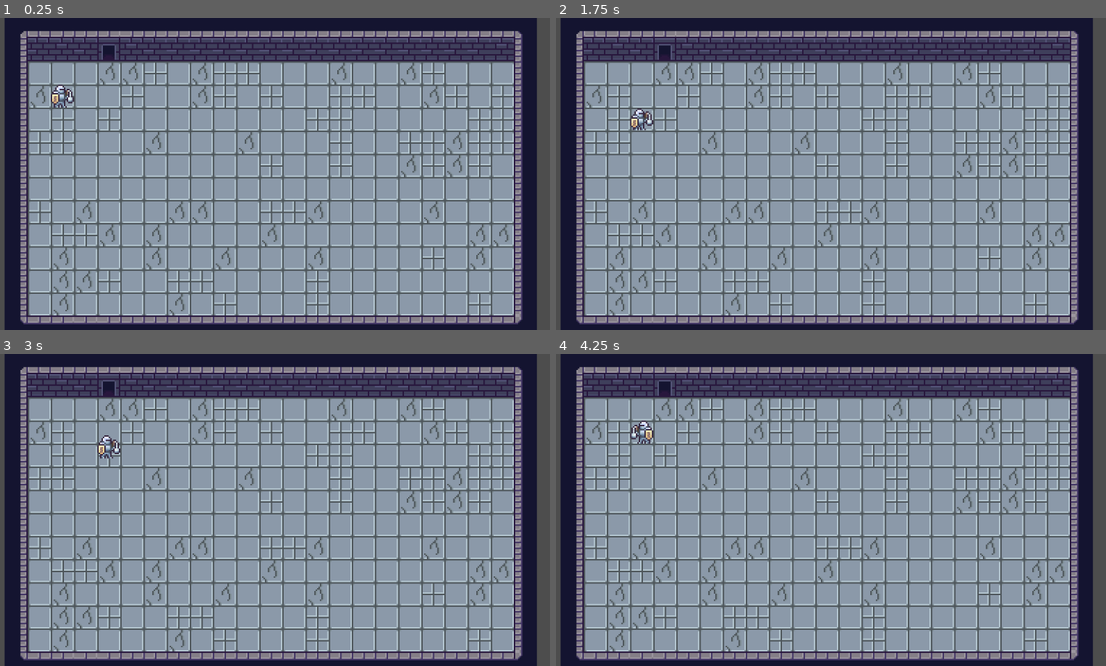
Above: before the commit, frames 1-4 (two rows, left to right).
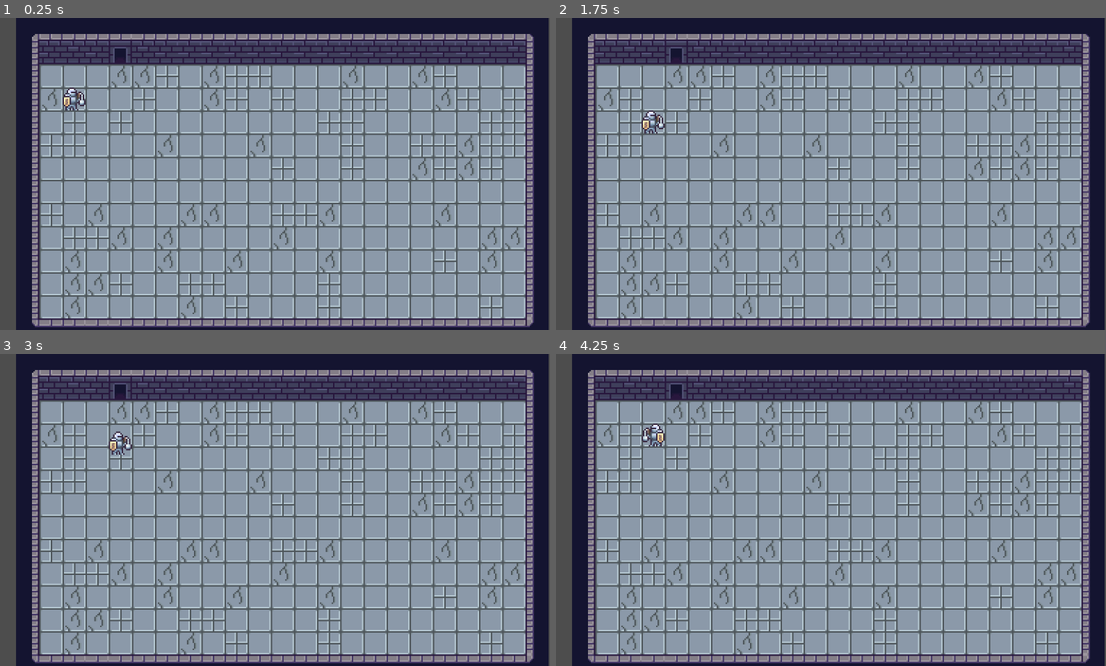
Above: after the commit, the same moments.

Repository: erdospeet11/DungeonGameGodot
Game: Godot game, scene res://main.tscn
Two runs of this game, one before a commit and one after it. Both use one fixed random seed, a clock stepped at 60 frames per second and the inputs below.
Inputs:
- Up to frame 1 (0.25 s): no input
- Up to frame 2 (1.75 s): tap Enter at 0.5 s; hold D (right) 0.53-1.28 s; hold S (down) from 1.28 s (still down)
- Up to frame 3 (3 s): release S (down) at 2.03 s; hold D (right) 2.03-2.78 s; hold W (up) from 2.78 s (still down)
- Up to frame 4 (4.25 s): release W (up) at 3.53 s; hold A (left) from 3.53 s (still down)

The runs differ from the first frame. In frame 1, 47% of the frame differs, in the area x 0-100%, y 0-100%; in frame 2, 47%; in frame 3, 47%; in frame 4, 47%.

Commit message:
Added sprites

Diff:
--- a/CharacterBody2D.gd
+++ b/CharacterBody2D.gd
@@ -1,6 +1,6 @@
 extends Area2D
 
-var animation_speed = 2
+var animation_speed = 3
 var moving = false
 var tile_size = 16
 var inputs = {
--- /dev/null
+++ b/fight_scene.tscn
@@ -0,0 +1,6 @@
+[gd_scene format=3 uid="uid://ofx0jnp44rnx"]
+
+[node name="Node2D" type="Node2D"]
+
+[node name="TileMap" type="TileMap" parent="."]
+format = 2
--- a/main.tscn
+++ b/main.tscn
@@ -6,496 +6,213 @@
 [sub_resource type="TileSetAtlasSource" id="TileSetAtlasSource_sfjqe"]
 texture = ExtResource("1_wg3nh")
 0:0/0 = 0
-0:0/0/physics_layer_0/linear_velocity = Vector2(0, 0)
-0:0/0/physics_layer_0/angular_velocity = 0.0
 1:0/0 = 0
-1:0/0/physics_layer_0/linear_velocity = Vector2(0, 0)
-1:0/0/physics_layer_0/angular_velocity = 0.0
 2:0/0 = 0
-2:0/0/physics_layer_0/linear_velocity = Vector2(0, 0)
-2:0/0/physics_layer_0/angular_velocity = 0.0
 3:0/0 = 0
-3:0/0/physics_layer_0/linear_velocity = Vector2(0, 0)
-3:0/0/physics_layer_0/angular_velocity = 0.0
 3:0/0/physics_layer_0/polygon_0/points = PackedVector2Array(-8, -8, 8, -8, 8, 8, -8, 8)
 4:0/0 = 0
-4:0/0/physics_layer_0/linear_velocity = Vector2(0, 0)
-4:0/0/physics_layer_0/angular_velocity = 0.0
 4:0/0/physics_layer_0/polygon_0/points = PackedVector2Array(-8, -8, 8, -8, 8, 8, -8, 8)
 5:0/0 = 0
-5:0/0/physics_layer_0/linear_velocity = Vector2(0, 0)
-5:0/0/physics_layer_0/angular_velocity = 0.0
 5:0/0/physics_layer_0/polygon_0/points = PackedVector2Array(-8, -8, 8, -8, 8, 8, -8, 8)
 6:0/0 = 0
-6:0/0/physics_layer_0/linear_velocity = Vector2(0, 0)
-6:0/0/physics_layer_0/angular_velocity = 0.0
 6:0/0/physics_layer_0/polygon_0/points = PackedVector2Array(-8, -8, 8, -8, 8, 8, -8, 8)
 7:0/0 = 0
-7:0/0/physics_layer_0/linear_velocity = Vector2(0, 0)
-7:0/0/physics_layer_0/angular_velocity = 0.0
 7:0/0/physics_layer_0/polygon_0/points = PackedVector2Array(-8, -8, 8, -8, 8, 8, -8, 8)
 8:0/0 = 0
-8:0/0/physics_layer_0/linear_velocity = Vector2(0, 0)
-8:0/0/physics_layer_0/angular_velocity = 0.0
 8:0/0/physics_layer_0/polygon_0/points = PackedVector2Array(-8, -8, 8, -8, 8, 8, -8, 8)
 9:0/0 = 0
-9:0/0/physics_layer_0/linear_velocity = Vector2(0, 0)
-9:0/0/physics_layer_0/angular_velocity = 0.0
 9:0/0/physics_layer_0/polygon_0/points = PackedVector2Array(-8, -8, 8, -8, 8, 8, -8, 8)
 10:0/0 = 0
-10:0/0/physics_layer_0/linear_velocity = Vector2(0, 0)
-10:0/0/physics_layer_0/angular_velocity = 0.0
 11:0/0 = 0
-11:0/0/physics_layer_0/linear_velocity = Vector2(0, 0)
-11:0/0/physics_layer_0/angular_velocity = 0.0
 12:0/0 = 0
-12:0/0/physics_layer_0/linear_velocity = Vector2(0, 0)
-12:0/0/physics_layer_0/angular_velocity = 0.0
 0:1/0 = 0
-0:1/0/physics_layer_0/linear_velocity = Vector2(0, 0)
-0:1/0/physics_layer_0/angular_velocity = 0.0
 1:1/0 = 0
-1:1/0/physics_layer_0/linear_velocity = Vector2(0, 0)
-1:1/0/physics_layer_0/angular_velocity = 0.0
 1:1/0/physics_layer_0/polygon_0/points = PackedVector2Array(-8, -8, 8, -8, 8, 8, -8, 8)
 2:1/0 = 0
-2:1/0/physics_layer_0/linear_velocity = Vector2(0, 0)
-2:1/0/physics_layer_0/angular_velocity = 0.0
 2:1/0/physics_layer_0/polygon_0/points = PackedVector2Array(-8, -8, 8, -8, 8, 8, -8, 8)
 3:1/0 = 0
-3:1/0/physics_layer_0/linear_velocity = Vector2(0, 0)
-3:1/0/physics_layer_0/angular_velocity = 0.0
 3:1/0/physics_layer_0/polygon_0/points = PackedVector2Array(-8, -8, 8, -8, 8, 8, -8, 8)
 4:1/0 = 0
-4:1/0/physics_layer_0/linear_velocity = Vector2(0, 0)
-4:1/0/physics_layer_0/angular_velocity = 0.0
 4:1/0/physics_layer_0/polygon_0/points = PackedVector2Array(-8, -8, 8, -8, 8, 8, -8, 8)
 5:1/0 = 0
-5:1/0/physics_layer_0/linear_velocity = Vector2(0, 0)
-5:1/0/physics_layer_0/angular_velocity = 0.0
 5:1/0/physics_layer_0/polygon_0/points = PackedVector2Array(-8, -8, 8, -8, 8, 8, -8, 8)
 6:1/0 = 0
-6:1/0/physics_layer_0/linear_velocity = Vector2(0, 0)
-6:1/0/physics_layer_0/angular_velocity = 0.0
 7:1/0 = 0
-7:1/0/physics_layer_0/linear_velocity = Vector2(0, 0)
-7:1/0/physics_layer_0/angular_velocity = 0.0
 7:1/0/physics_layer_0/polygon_0/points = PackedVector2Array(-8, -8, 8, -8, 8, 8, -8, 8)
 8:1/0 = 0
-8:1/0/physics_layer_0/linear_velocity = Vector2(0, 0)
-8:1/0/physics_layer_0/angular_velocity = 0.0
 8:1/0/physics_layer_0/polygon_0/points = PackedVector2Array(-8, -8, 8, -8, 8, 8, -8, 8)
 9:1/0 = 0
-9:1/0/physics_layer_0/linear_velocity = Vector2(0, 0)
-9:1/0/physics_layer_0/angular_velocity = 0.0
 9:1/0/physics_layer_0/polygon_0/points = PackedVector2Array(-8, -8, 8, -8, 8, 8, -8, 8)
 10:1/0 = 0
-10:1/0/physics_layer_0/linear_velocity = Vector2(0, 0)
-10:1/0/physics_layer_0/angular_velocity = 0.0
 10:1/0/physics_layer_0/polygon_0/points = PackedVector2Array(-8, -8, 8, -8, 8, 8, -8, 8)
 11:1/0 = 0
-11:1/0/physics_layer_0/linear_velocity = Vector2(0, 0)
-11:1/0/physics_layer_0/angular_velocity = 0.0
 11:1/0/physics_layer_0/polygon_0/points = PackedVector2Array(-8, -8, 8, -8, 8, 8, -8, 8)
 12:1/0 = 0
-12:1/0/physics_layer_0/linear_velocity = Vector2(0, 0)
-12:1/0/physics_layer_0/angular_velocity = 0.0
 0:2/0 = 0
-0:2/0/physics_layer_0/linear_velocity = Vector2(0, 0)
-0:2/0/physics_layer_0/angular_velocity = 0.0
 1:2/0 = 0
-1:2/0/physics_layer_0/linear_velocity = Vector2(0, 0)
-1:2/0/physics_layer_0/angular_velocity = 0.0
 1:2/0/physics_layer_0/polygon_0/points = PackedVector2Array(-8, -8, 8, -8, 8, 8, -8, 8)
 2:2/0 = 0
-2:2/0/physics_layer_0/linear_velocity = Vector2(0, 0)
-2:2/0/physics_layer_0/angular_velocity = 0.0
 2:2/0/physics_layer_0/polygon_0/points = PackedVector2Array(-8, -8, 8, -8, 8, 8, -8, 8)
 3:2/0 = 0
-3:2/0/physics_layer_0/linear_velocity = Vector2(0, 0)
-3:2/0/physics_layer_0/angular_velocity = 0.0
 3:2/0/physics_layer_0/polygon_0/points = PackedVector2Array(-8, -8, 8, -8, 8, 8, -8, 8)
 4:2/0 = 0
-4:2/0/physics_layer_0/linear_velocity = Vector2(0, 0)
-4:2/0/physics_layer_0/angular_velocity = 0.0
 5:2/0 = 0
-5:2/0/physics_layer_0/linear_velocity = Vector2(0, 0)
-5:2/0/physics_layer_0/angular_velocity = 0.0
 6:2/0 = 0
-6:2/0/physics_layer_0/linear_velocity = Vector2(0, 0)
-6:2/0/physics_layer_0/angular_velocity = 0.0
 7:2/0 = 0
-7:2/0/physics_layer_0/linear_velocity = Vector2(0, 0)
-7:2/0/physics_layer_0/angular_velocity = 0.0
 8:2/0 = 0
-8:2/0/physics_layer_0/linear_velocity = Vector2(0, 0)
-8:2/0/physics_layer_0/angular_velocity = 0.0
 9:2/0 = 0
-9:2/0/physics_layer_0/linear_velocity = Vector2(0, 0)
-9:2/0/physics_layer_0/angular_velocity = 0.0
 9:2/0/physics_layer_0/polygon_0/points = PackedVector2Array(-8, -8, 8, -8, 8, 8, -8, 8)
 10:2/0 = 0
-10:2/0/physics_layer_0/linear_velocity = Vector2(0, 0)
-10:2/0/physics_layer_0/angular_velocity = 0.0
 10:2/0/physics_layer_0/polygon_0/points = PackedVector2Array(-8, -8, 8, -8, 8, 8, -8, 8)
 11:2/0 = 0
-11:2/0/physics_layer_0/linear_velocity = Vector2(0, 0)
-11:2/0/physics_layer_0/angular_velocity = 0.0
 11:2/0/physics_layer_0/polygon_0/points = PackedVector2Array(-8, -8, 8, -8, 8, 8, -8, 8)
 12:2/0 = 0
-12:2/0/physics_layer_0/linear_velocity = Vector2(0, 0)
-12:2/0/physics_layer_0/angular_velocity = 0.0
 0:3/0 = 0
-0:3/0/physics_layer_0/linear_velocity = Vector2(0, 0)
-0:3/0/physics_layer_0/angular_velocity = 0.0
 1:3/0 = 0
-1:3/0/physics_layer_0/linear_velocity = Vector2(0, 0)
-1:3/0/physics_layer_0/angular_velocity = 0.0
 1:3/0/physics_layer_0/polygon_0/points = PackedVector2Array(-8, -8, 8, -8, 8, 8, -8, 8)
 2:3/0 = 0
-2:3/0/physics_layer_0/linear_velocity = Vector2(0, 0)
-2:3/0/physics_layer_0/angular_velocity = 0.0
 3:3/0 = 0
-3:3/0/physics_layer_0/linear_velocity = Vector2(0, 0)
-3:3/0/physics_layer_0/angular_velocity = 0.0
 4:3/0 = 0
-4:3/0/physics_layer_0/linear_velocity = Vector2(0, 0)
-4:3/0/physics_layer_0/angular_velocity = 0.0
 5:3/0 = 0
-5:3/0/physics_layer_0/linear_velocity = Vector2(0, 0)
-5:3/0/physics_layer_0/angular_velocity = 0.0
 6:3/0 = 0
-6:3/0/physics_layer_0/linear_velocity = Vector2(0, 0)
-6:3/0/physics_layer_0/angular_velocity = 0.0
 7:3/0 = 0
-7:3/0/physics_layer_0/linear_velocity = Vector2(0, 0)
-7:3/0/physics_layer_0/angular_velocity = 0.0
 8:3/0 = 0
-8:3/0/physics_layer_0/linear_velocity = Vector2(0, 0)
-8:3/0/physics_layer_0/angular_velocity = 0.0
 9:3/0 = 0
-9:3/0/physics_layer_0/linear_velocity = Vector2(0, 0)
-9:3/0/physics_layer_0/angular_velocity = 0.0
 10:3/0 = 0
-10:3/0/physics_layer_0/linear_velocity = Vector2(0, 0)
-10:3/0/physics_layer_0/angular_velocity = 0.0
 11:3/0 = 0
-11:3/0/physics_layer_0/linear_velocity = Vector2(0, 0)
-11:3/0/physics_layer_0/angular_velocity = 0.0
 11:3/0/physics_layer_0/polygon_0/points = PackedVector2Array(-8, -8, 8, -8, 8, 8, -8, 8)
 12:3/0 = 0
-12:3/0/physics_layer_0/linear_velocity = Vector2(0, 0)
-12:3/0/physics_layer_0/angular_velocity = 0.0
 0:4/0 = 0
-0:4/0/physics_layer_0/linear_velocity = Vector2(0, 0)
-0:4/0/physics_layer_0/angular_velocity = 0.0
 1:4/0 = 0
-1:4/0/physics_layer_0/linear_velocity = Vector2(0, 0)
-1:4/0/physics_layer_0/angular_velocity = 0.0
 1:4/0/physics_layer_0/polygon_0/points = PackedVector2Array(-8, -8, 8, -8, 8, 8, -8, 8)
 2:4/0 = 0
-2:4/0/physics_layer_0/linear_velocity = Vector2(0, 0)
-2:4/0/physics_layer_0/angular_velocity = 0.0
 2:4/0/physics_layer_0/polygon_0/points = PackedVector2Array(-8, -8, 8, -8, 8, 8, -8, 8)
 3:4/0 = 0
-3:4/0/physics_layer_0/linear_velocity = Vector2(0, 0)
-3:4/0/physics_layer_0/angular_velocity = 0.0
 3:4/0/physics_layer_0/polygon_0/points = PackedVector2Array(-8, -8, 8, -8, 8, 8, -8, 8)
 4:4/0 = 0
-4:4/0/physics_layer_0/linear_velocity = Vector2(0, 0)
-4:4/0/physics_layer_0/angular_velocity = 0.0
 5:4/0 = 0
-5:4/0/physics_layer_0/linear_velocity = Vector2(0, 0)
-5:4/0/physics_layer_0/angular_velocity = 0.0
 6:4/0 = 0
-6:4/0/physics_layer_0/linear_velocity = Vector2(0, 0)
-6:4/0/physics_layer_0/angular_velocity = 0.0
 7:4/0 = 0
-7:4/0/physics_layer_0/linear_velocity = Vector2(0, 0)
-7:4/0/physics_layer_0/angular_velocity = 0.0
 8:4/0 = 0
-8:4/0/physics_layer_0/linear_velocity = Vector2(0, 0)
-8:4/0/physics_layer_0/angular_velocity = 0.0
 9:4/0 = 0
-9:4/0/physics_layer_0/linear_velocity = Vector2(0, 0)
-9:4/0/physics_layer_0/angular_velocity = 0.0
 9:4/0/physics_layer_0/polygon_0/points = PackedVector2Array(-8, -8, 8, -8, 8, 8, -8, 8)
 10:4/0 = 0
-10:4/0/physics_layer_0/linear_velocity = Vector2(0, 0)
-10:4/0/physics_layer_0/angular_velocity = 0.0
 10:4/0/physics_layer_0/polygon_0/points = PackedVector2Array(-8, -8, 8, -8, 8, 8, -8, 8)
 11:4/0 = 0
-11:4/0/physics_layer_0/linear_velocity = Vector2(0, 0)
-11:4/0/physics_layer_0/angular_velocity = 0.0
 11:4/0/physics_layer_0/polygon_0/points = PackedVector2Array(-8, -8, 8, -8, 8, 8, -8, 8)
 12:4/0 = 0
-12:4/0/physics_layer_0/linear_velocity = Vector2(0, 0)
-12:4/0/physics_layer_0/angular_velocity = 0.0
 0:5/0 = 0
-0:5/0/physics_layer_0/linear_velocity = Vector2(0, 0)
-0:5/0/physics_layer_0/angular_velocity = 0.0
 1:5/0 = 0
-1:5/0/physics_layer_0/linear_velocity = Vector2(0, 0)
-1:5/0/physics_layer_0/angular_velocity = 0.0
 2:5/0 = 0
-2:5/0/physics_layer_0/linear_velocity = Vector2(0, 0)
-2:5/0/physics_layer_0/angular_velocity = 0.0
 3:5/0 = 0
-3:5/0/physics_layer_0/linear_velocity = Vector2(0, 0)
-3:5/0/physics_layer_0/angular_velocity = 0.0
 3:5/0/physics_layer_0/polygon_0/points = PackedVector2Array(-8, -8, 8, -8, 8, 8, -8, 8)
 4:5/0 = 0
-4:5/0/physics_layer_0/linear_velocity = Vector2(0, 0)
-4:5/0/physics_layer_0/angular_velocity = 0.0
 4:5/0/physics_layer_0/polygon_0/points = PackedVector2Array(-8, -8, 8, -8, 8, 8, -8, 8)
 5:5/0 = 0
-5:5/0/physics_layer_0/linear_velocity = Vector2(0, 0)
-5:5/0/physics_layer_0/angular_velocity = 0.0
 6:5/0 = 0
-6:5/0/physics_layer_0/linear_velocity = Vector2(0, 0)
-6:5/0/physics_layer_0/angular_velocity = 0.0
 7:5/0 = 0
-7:5/0/physics_layer_0/linear_velocity = Vector2(0, 0)
-7:5/0/physics_layer_0/angular_velocity = 0.0
 8:5/0 = 0
-8:5/0/physics_layer_0/linear_velocity = Vector2(0, 0)
-8:5/0/physics_layer_0/angular_velocity = 0.0
 8:5/0/physics_layer_0/polygon_0/points = PackedVector2Array(-8, -8, 8, -8, 8, 8, -8, 8)
 9:5/0 = 0
-9:5/0/physics_layer_0/linear_velocity = Vector2(0, 0)
-9:5/0/physics_layer_0/angular_velocity = 0.0
 9:5/0/physics_layer_0/polygon_0/points = PackedVector2Array(-8, -8, 8, -8, 8, 8, -8, 8)
 10:5/0 = 0
-10:5/0/physics_layer_0/linear_velocity = Vector2(0, 0)
-10:5/0/physics_layer_0/angular_velocity = 0.0
 11:5/0 = 0
-11:5/0/physics_layer_0/linear_velocity = Vector2(0, 0)
-11:5/0/physics_layer_0/angular_velocity = 0.0
 12:5/0 = 0
-12:5/0/physics_layer_0/linear_velocity = Vector2(0, 0)
-12:5/0/physics_layer_0/angular_velocity = 0.0
 0:6/0 = 0
-0:6/0/physics_layer_0/linear_velocity = Vector2(0, 0)
-0:6/0/physics_layer_0/angular_velocity = 0.0
 1:6/0 = 0
-1:6/0/physics_layer_0/linear_velocity = Vector2(0, 0)
-1:6/0/physics_layer_0/angular_velocity = 0.0
 2:6/0 = 0
-2:6/0/physics_layer_0/linear_velocity = Vector2(0, 0)
-2:6/0/physics_layer_0/angular_velocity = 0.0
 2:6/0/physics_layer_0/polygon_0/points = PackedVector2Array(-8, -8, 8, -8, 8, 8, -8, 8)
 3:6/0 = 0
-3:6/0/physics_layer_0/linear_velocity = Vector2(0, 0)
-3:6/0/physics_layer_0/angular_velocity = 0.0
 3:6/0/physics_layer_0/polygon_0/points = PackedVector2Array(-8, -8, 8, -8, 8, 8, -8, 8)
 4:6/0 = 0
-4:6/0/physics_layer_0/linear_velocity = Vector2(0, 0)
-4:6/0/physics_layer_0/angular_velocity = 0.0
 4:6/0/physics_layer_0/polygon_0/points = PackedVector2Array(-8, -8, 8, -8, 8, 8, -8, 8)
 5:6/0 = 0
-5:6/0/physics_layer_0/linear_velocity = Vector2(0, 0)
-5:6/0/physics_layer_0/angular_velocity = 0.0
 6:6/0 = 0
-6:6/0/physics_layer_0/linear_velocity = Vector2(0, 0)
-6:6/0/physics_layer_0/angular_velocity = 0.0
 7:6/0 = 0
-7:6/0/physics_layer_0/linear_velocity = Vector2(0, 0)
-7:6/0/physics_layer_0/angular_velocity = 0.0
 8:6/0 = 0
-8:6/0/physics_layer_0/linear_velocity = Vector2(0, 0)
-8:6/0/physics_layer_0/angular_velocity = 0.0
 8:6/0/physics_layer_0/polygon_0/points = PackedVector2Array(-8, -8, 8, -8, 8, 8, -8, 8)
 9:6/0 = 0
-9:6/0/physics_layer_0/linear_velocity = Vector2(0, 0)
-9:6/0/physics_layer_0/angular_velocity = 0.0
 9:6/0/physics_layer_0/polygon_0/points = PackedVector2Array(-8, -8, 8, -8, 8, 8, -8, 8)
 10:6/0 = 0
-10:6/0/physics_layer_0/linear_velocity = Vector2(0, 0)
-10:6/0/physics_layer_0/angular_velocity = 0.0
 10:6/0/physics_layer_0/polygon_0/points = PackedVector2Array(-8, -8, 8, -8, 8, 8, -8, 8)
 11:6/0 = 0
-11:6/0/physics_layer_0/linear_velocity = Vector2(0, 0)
-11:6/0/physics_layer_0/angular_velocity = 0.0
 12:6/0 = 0
-12:6/0/physics_layer_0/linear_velocity = Vector2(0, 0)
-12:6/0/physics_layer_0/angular_velocity = 0.0
 0:7/0 = 0
-0:7/0/physics_layer_0/linear_velocity = Vector2(0, 0)
-0:7/0/physics_layer_0/angular_velocity = 0.0
 1:7/0 = 0
-1:7/0/physics_layer_0/linear_velocity = Vector2(0, 0)
-1:7/0/physics_layer_0/angular_velocity = 0.0
 2:7/0 = 0
-2:7/0/physics_layer_0/linear_velocity = Vector2(0, 0)
-2:7/0/physics_layer_0/angular_velocity = 0.0
 2:7/0/physics_layer_0/polygon_0/points = PackedVector2Array(-8, -8, 8, -8, 8, 8, -8, 8)
 3:7/0 = 0
-3:7/0/physics_layer_0/linear_velocity = Vector2(0, 0)
-3:7/0/physics_layer_0/angular_velocity = 0.0
 3:7/0/physics_layer_0/polygon_0/points = PackedVector2Array(-8, -8, 8, -8, 8, 8, -8, 8)
 4:7/0 = 0
-4:7/0/physics_layer_0/linear_velocity = Vector2(0, 0)
-4:7/0/physics_layer_0/angular_velocity = 0.0
 4:7/0/physics_layer_0/polygon_0/points = PackedVector2Array(-8, -8, 8, -8, 8, 8, -8, 8)
 5:7/0 = 0
-5:7/0/physics_layer_0/linear_velocity = Vector2(0, 0)
-5:7/0/physics_layer_0/angular_velocity = 0.0
 6:7/0 = 0
-6:7/0/physics_layer_0/linear_velocity = Vector2(0, 0)
-6:7/0/physics_layer_0/angular_velocity = 0.0
 7:7/0 = 0
-7:7/0/physics_layer_0/linear_velocity = Vector2(0, 0)
-7:7/0/physics_layer_0/angular_velocity = 0.0
 8:7/0 = 0
-8:7/0/physics_layer_0/linear_velocity = Vector2(0, 0)
-8:7/0/physics_layer_0/angular_velocity = 0.0
 8:7/0/physics_layer_0/polygon_0/points = PackedVector2Array(-8, -8, 8, -8, 8, 8, -8, 8)
 9:7/0 = 0
-9:7/0/physics_layer_0/linear_velocity = Vector2(0, 0)
-9:7/0/physics_layer_0/angular_velocity = 0.0
 9:7/0/physics_layer_0/polygon_0/points = PackedVector2Array(-8, -8, 8, -8, 8, 8, -8, 8)
 10:7/0 = 0
-10:7/0/physics_layer_0/linear_velocity = Vector2(0, 0)
-10:7/0/physics_layer_0/angular_velocity = 0.0
 10:7/0/physics_layer_0/polygon_0/points = PackedVector2Array(-8, -8, 8, -8, 8, 8, -8, 8)
 11:7/0 = 0
-11:7/0/physics_layer_0/linear_velocity = Vector2(0, 0)
-11:7/0/physics_layer_0/angular_velocity = 0.0
 12:7/0 = 0
-12:7/0/physics_layer_0/linear_velocity = Vector2(0, 0)
-12:7/0/physics_layer_0/angular_velocity = 0.0
 0:8/0 = 0
-0:8/0/physics_layer_0/linear_velocity = Vector2(0, 0)
-0:8/0/physics_layer_0/angular_velocity = 0.0
 1:8/0 = 0
-1:8/0/physics_layer_0/linear_velocity = Vector2(0, 0)
-1:8/0/physics_layer_0/angular_velocity = 0.0
 2:8/0 = 0
-2:8/0/physics_layer_0/linear_velocity = Vector2(0, 0)
-2:8/0/physics_layer_0/angular_velocity = 0.0
 2:8/0/physics_layer_0/polygon_0/points = PackedVector2Array(-8, -8, 8, -8, 8, 8, -8, 8)
 3:8/0 = 0
-3:8/0/physics_layer_0/linear_velocity = Vector2(0, 0)
-3:8/0/physics_layer_0/angular_velocity = 0.0
 4:8/0 = 0
-4:8/0/physics_layer_0/linear_velocity = Vector2(0, 0)
-4:8/0/physics_layer_0/angular_velocity = 0.0
 5:8/0 = 0
-5:8/0/physics_layer_0/linear_velocity = Vector2(0, 0)
-5:8/0/physics_layer_0/angular_velocity = 0.0
 6:8/0 = 0
-6:8/0/physics_layer_0/linear_velocity = Vector2(0, 0)
-6:8/0/physics_layer_0/angular_velocity = 0.0
 7:8/0 = 0
-7:8/0/physics_layer_0/linear_velocity = Vector2(0, 0)
-7:8/0/physics_layer_0/angular_velocity = 0.0
 8:8/0 = 0
-8:8/0/physics_layer_0/linear_velocity = Vector2(0, 0)
-8:8/0/physics_layer_0/angular_velocity = 0.0
 9:8/0 = 0
-9:8/0/physics_layer_0/linear_velocity = Vector2(0, 0)
-9:8/0/physics_layer_0/angular_velocity = 0.0
 10:8/0 = 0
-10:8/0/physics_layer_0/linear_velocity = Vector2(0, 0)
-10:8/0/physics_layer_0/angular_velocity = 0.0
 10:8/0/physics_layer_0/polygon_0/points = PackedVector2Array(-8, -8, 8, -8, 8, 8, -8, 8)
 11:8/0 = 0
-11:8/0/physics_layer_0/linear_velocity = Vector2(0, 0)
-11:8/0/physics_layer_0/angular_velocity = 0.0
 12:8/0 = 0
-12:8/0/physics_layer_0/linear_velocity = Vector2(0, 0)
-12:8/0/physics_layer_0/angular_velocity = 0.0
 0:9/0 = 0
-0:9/0/physics_layer_0/linear_velocity = Vector2(0, 0)
-0:9/0/physics_layer_0/angular_velocity = 0.0
 1:9/0 = 0
-1:9/0/physics_layer_0/linear_velocity = Vector2(0, 0)
-1:9/0/physics_layer_0/angular_velocity = 0.0
 2:9/0 = 0
-2:9/0/physics_layer_0/linear_velocity = Vector2(0, 0)
-2:9/0/physics_layer_0/angular_velocity = 0.0
 2:9/0/physics_layer_0/polygon_0/points = PackedVector2Array(-8, -8, 8, -8, 8, 8, -8, 8)
 3:9/0 = 0
-3:9/0/physics_layer_0/linear_velocity = Vector2(0, 0)
-3:9/0/physics_layer_0/angular_velocity = 0.0
 3:9/0/physics_layer_0/polygon_0/points = PackedVector2Array(-8, -8, 8, -8, 8, 8, -8, 8)
 4:9/0 = 0
-4:9/0/physics_layer_0/linear_velocity = Vector2(0, 0)
-4:9/0/physics_layer_0/angular_velocity = 0.0
 4:9/0/physics_layer_0/polygon_0/points = PackedVector2Array(-8, -8, 8, -8, 8, 8, -8, 8)
 5:9/0 = 0
-5:9/0/physics_layer_0/linear_velocity = Vector2(0, 0)
-5:9/0/physics_layer_0/angular_velocity = 0.0
 5:9/0/physics_layer_0/polygon_0/points = PackedVector2Array(-8, -8, 8, -8, 8, 8, -8, 8)
 6:9/0 = 0
-6:9/0/physics_layer_0/linear_velocity = Vector2(0, 0)
-6:9/0/physics_layer_0/angular_velocity = 0.0
 6:9/0/physics_layer_0/polygon_0/points = PackedVector2Array(-8, -8, 8, -8, 8, 8, -8, 8)
 7:9/0 = 0
-7:9/0/physics_layer_0/linear_velocity = Vector2(0, 0)
-7:9/0/physics_layer_0/angular_velocity = 0.0
 7:9/0/physics_layer_0/polygon_0/points = PackedVector2Array(-8, -8, 8, -8, 8, 8, -8, 8)
 8:9/0 = 0
-8:9/0/physics_layer_0/linear_velocity = Vector2(0, 0)
-8:9/0/physics_layer_0/angular_velocity = 0.0
 8:9/0/physics_layer_0/polygon_0/points = PackedVector2Array(-8, -8, 8, -8, 8, 8, -8, 8)
 9:9/0 = 0
-9:9/0/physics_layer_0/linear_velocity = Vector2(0, 0)
-9:9/0/physics_layer_0/angular_velocity = 0.0
 9:9/0/physics_layer_0/polygon_0/points = PackedVector2Array(-8, -8, 8, -8, 8, 8, -8, 8)
 10:9/0 = 0
-10:9/0/physics_layer_0/linear_velocity = Vector2(0, 0)
-10:9/0/physics_layer_0/angular_velocity = 0.0
 10:9/0/physics_layer_0/polygon_0/points = PackedVector2Array(-8, -8, 8, -8, 8, 8, -8, 8)
 11:9/0 = 0
-11:9/0/physics_layer_0/linear_velocity = Vector2(0, 0)
-11:9/0/physics_layer_0/angular_velocity = 0.0
 12:9/0 = 0
-12:9/0/physics_layer_0/linear_velocity = Vector2(0, 0)
-12:9/0/physics_layer_0/angular_velocity = 0.0
 0:10/0 = 0
-0:10/0/physics_layer_0/linear_velocity = Vector2(0, 0)
-0:10/0/physics_layer_0/angular_velocity = 0.0
 1:10/0 = 0
-1:10/0/physics_layer_0/linear_velocity = Vector2(0, 0)
-1:10/0/physics_layer_0/angular_velocity = 0.0
 2:10/0 = 0
-2:10/0/physics_layer_0/linear_velocity = Vector2(0, 0)
-2:10/0/physics_layer_0/angular_velocity = 0.0
 3:10/0 = 0
-3:10/0/physics_layer_0/linear_velocity = Vector2(0, 0)
-3:10/0/physics_layer_0/angular_velocity = 0.0
 4:10/0 = 0
-4:10/0/physics_layer_0/linear_velocity = Vector2(0, 0)
-4:10/0/physics_layer_0/angular_velocity = 0.0
 5:10/0 = 0
-5:10/0/physics_layer_0/linear_velocity = Vector2(0, 0)
-5:10/0/physics_layer_0/angular_velocity = 0.0
 6:10/0 = 0
-6:10/0/physics_layer_0/linear_velocity = Vector2(0, 0)
-6:10/0/physics_layer_0/angular_velocity = 0.0
 7:10/0 = 0
-7:10/0/physics_layer_0/linear_velocity = Vector2(0, 0)
-7:10/0/physics_layer_0/angular_velocity = 0.0
 8:10/0 = 0
-8:10/0/physics_layer_0/linear_velocity = Vector2(0, 0)
-8:10/0/physics_layer_0/angular_velocity = 0.0
 9:10/0 = 0
-9:10/0/physics_layer_0/linear_velocity = Vector2(0, 0)
-9:10/0/physics_layer_0/angular_velocity = 0.0
 10:10/0 = 0
-10:10/0/physics_layer_0/linear_velocity = Vector2(0, 0)
-10:10/0/physics_layer_0/angular_velocity = 0.0
 11:10/0 = 0
-11:10/0/physics_layer_0/linear_velocity = Vector2(0, 0)
-11:10/0/physics_layer_0/angular_velocity = 0.0
 12:10/0 = 0
-12:10/0/physics_layer_0/linear_velocity = Vector2(0, 0)
-12:10/0/physics_layer_0/angular_velocity = 0.0
 
 [sub_resource type="TileSet" id="TileSet_ngxbt"]
 physics_layer_0/collision_layer = 1
 sources/0 = SubResource("TileSetAtlasSource_sfjqe")
+
+[sub_resource type="RectangleShape2D" id="RectangleShape2D_4peue"]
+size = Vector2(15, 17)
 
 [node name="Node2D" type="Node2D"]
 
@@ -507,6 +224,14 @@
 [node name="CharacterBody2D" parent="." instance=ExtResource("2_cto8c")]
 position = Vector2(24, 40)
 
-[node name="Camera2D" type="Camera2D" parent="."]
-position = Vector2(185, 110)
+[node name="Camera2D" type="Camera2D" parent="CharacterBody2D"]
 zoom = Vector2(3, 3)
+limit_left = 0
+limit_top = 0
+limit_right = 369
+
+[node name="Area2D" type="Area2D" parent="."]
+
+[node name="CollisionShape2D" type="CollisionShape2D" parent="Area2D"]
+position = Vector2(71.5, 23.5)
+shape = SubResource("RectangleShape2D_4peue")
--- a/project.godot
+++ b/project.godot
@@ -12,7 +12,7 @@
 
 config/name="DungeonGame"
 run/main_scene="res://main.tscn"
-config/features=PackedStringArray("4.2", "Forward Plus")
+config/features=PackedStringArray("4.3", "Forward Plus")
 config/icon="res://icon.svg"
 
 [display]
@@ -27,22 +27,22 @@
 
 left={
 "deadzone": 0.5,
-"events": [Object(InputEventKey,"resource_local_to_scene":fa …(171 unchanged characters)… keycode":65,"key_label":0,"unicode":97,"echo":false,"script":null)
+"events": [Object(InputEventKey,"resource_local_to_scene":fa …(171 unchanged characters)… keycode":65,"key_label":0,"unicode":97,"location":0,"echo":false,"script":null)
 ]
 }
 right={
 "deadzone": 0.5,
-"events": [Object(InputEventKey,"resource_local_to_scene":fa …(172 unchanged characters)… eycode":68,"key_label":0,"unicode":100,"echo":false,"script":null)
+"events": [Object(InputEventKey,"resource_local_to_scene":fa …(172 unchanged characters)… eycode":68,"key_label":0,"unicode":100,"location":0,"echo":false,"script":null)
 ]
 }
 up={
 "deadzone": 0.5,
-"events": [Object(InputEventKey,"resource_local_to_scene":fa …(172 unchanged characters)… eycode":87,"key_label":0,"unicode":119,"echo":false,"script":null)
+"events": [Object(InputEventKey,"resource_local_to_scene":fa …(172 unchanged characters)… eycode":87,"key_label":0,"unicode":119,"location":0,"echo":false,"script":null)
 ]
 }
 down={
 "deadzone": 0.5,
-"events": [Object(InputEventKey,"resource_local_to_scene":fa …(172 unchanged characters)… eycode":83,"key_label":0,"unicode":115,"echo":false,"script":null)
+"events": [Object(InputEventKey,"resource_local_to_scene":fa …(172 unchanged characters)… eycode":83,"key_label":0,"unicode":115,"location":0,"echo":false,"script":null)
 ]
 }
 
Binary file added: 16x16 Assorted RPG Icons/all-assets-preview.png
Not shown, added: 16x16 Assorted RPG Icons/all-assets-preview.png.import
Binary file added: 16x16 Assorted RPG Icons/armours.png
Not shown, added: 16x16 Assorted RPG Icons/armours.png.import
Binary file added: 16x16 Assorted RPG Icons/books.png
Not shown, added: 16x16 Assorted RPG Icons/books.png.import
Binary file added: 16x16 Assorted RPG Icons/chests.png
Not shown, added: 16x16 Assorted RPG Icons/chests.png.import
Binary file added: 16x16 Assorted RPG Icons/consumables.png
Not shown, added: 16x16 Assorted RPG Icons/consumables.png.import
Binary file added: 16x16 Assorted RPG Icons/potions.png
Not shown, added: 16x16 Assorted RPG Icons/potions.png.import
(and 418 more such lines)
